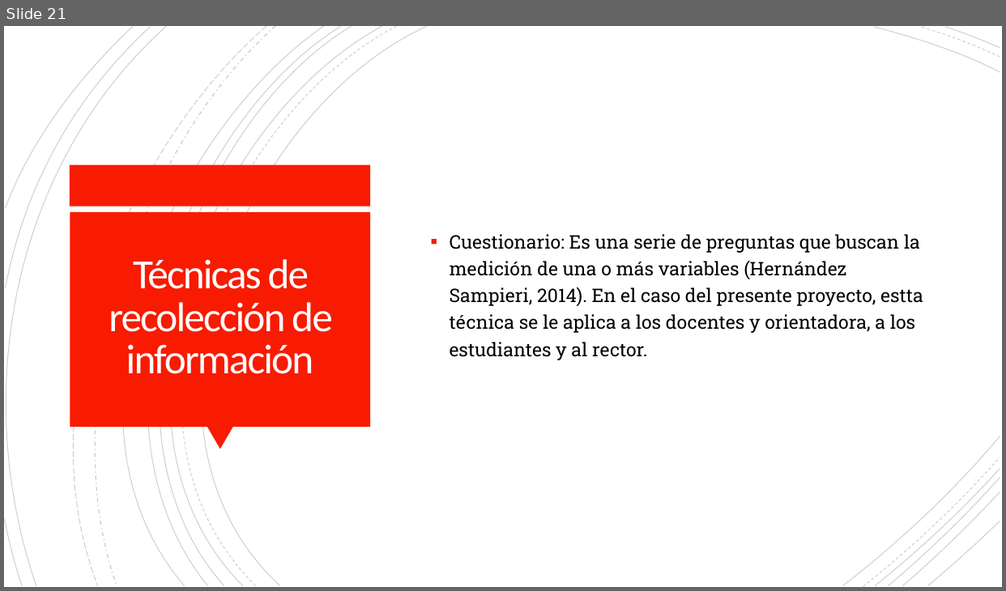
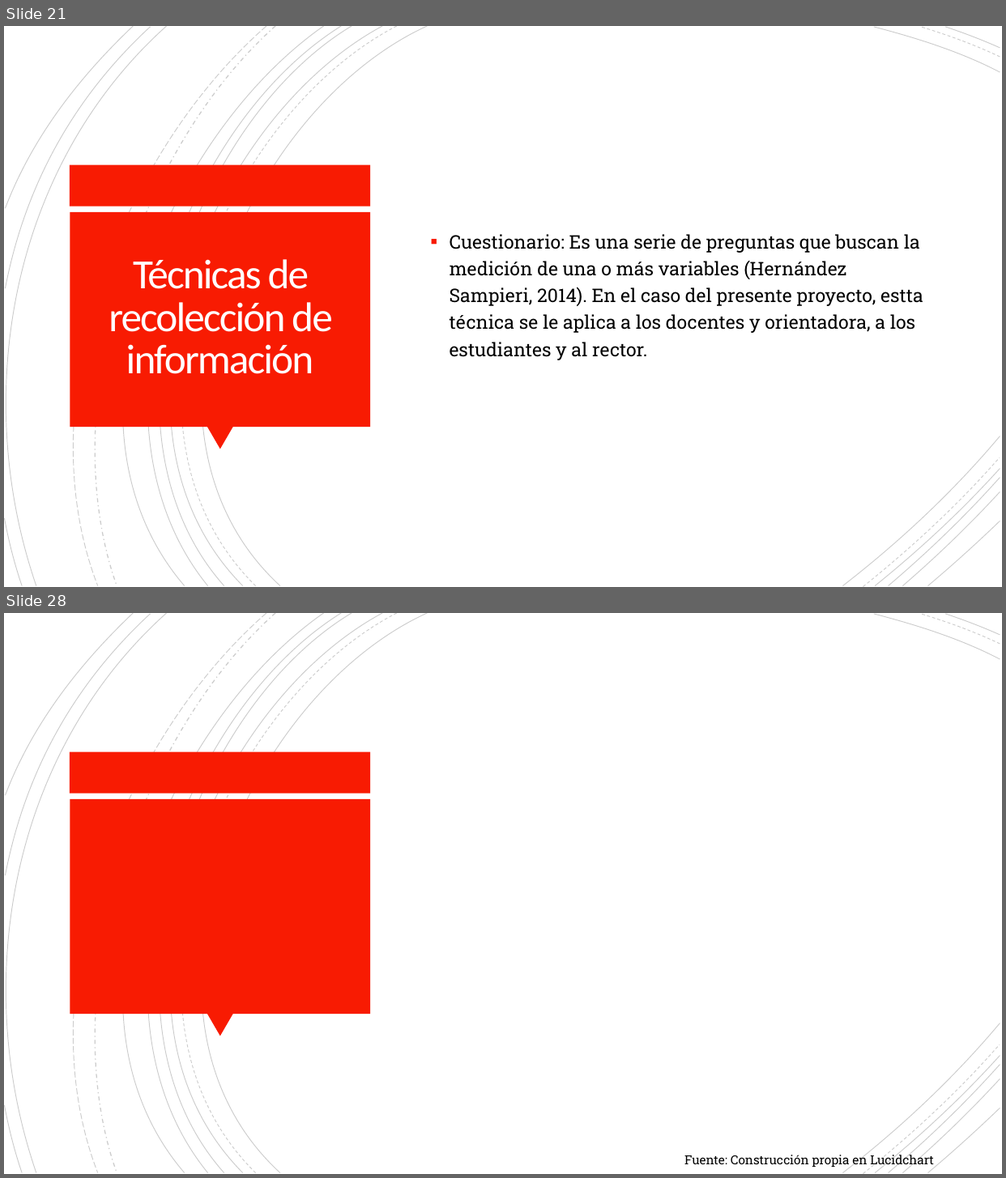
Before and after one commit to Dillan444/PROYECTO_SENA, a slide deck: PLANTEAMIENTO_DEL_PROBLEMA.pptx. Shown one above the other, each under a label of ours: slide 21 before the commit, slides 21 and 28 after it; the slides between them are not shown. The pictures are 1006x591 and 1006x1178 pixels, drawn with LibreOffice and Linux fonts; fonts in the diff are those of the drawing; background and template pictures are left out. Boxes give left, top, right and bottom in pixels: in the first picture for what was removed or moved away, otherwise in the second. Text is boxed around its words. In the diff, an @@ line names an element or a change of style, - is before the commit and + after.

```diff
--- a/PLANTEAMIENTO_DEL_PROBLEMA.pptx
+++ b/PLANTEAMIENTO_DEL_PROBLEMA.pptx
@@ slide 28 added at (4, 613, 1002, 1174), background picture (left out); not listed: 24 template elements that a slide beside it also shows @@
@@ text added at (684, 1154, 934, 1169), 12 pt, text #000000 @@
+Fuente: Construcción propia en Lucidchart
```
Also in this commit, not shown: 6 other slides added.
